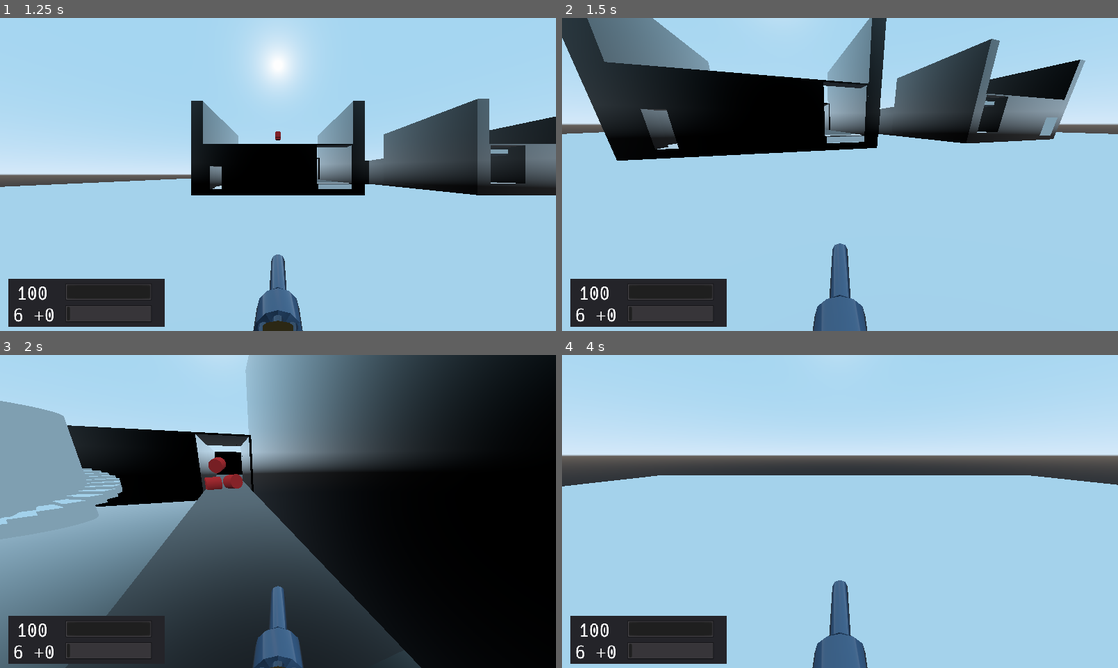
Above: before the commit, frames 1-4 (two rows, left to right).
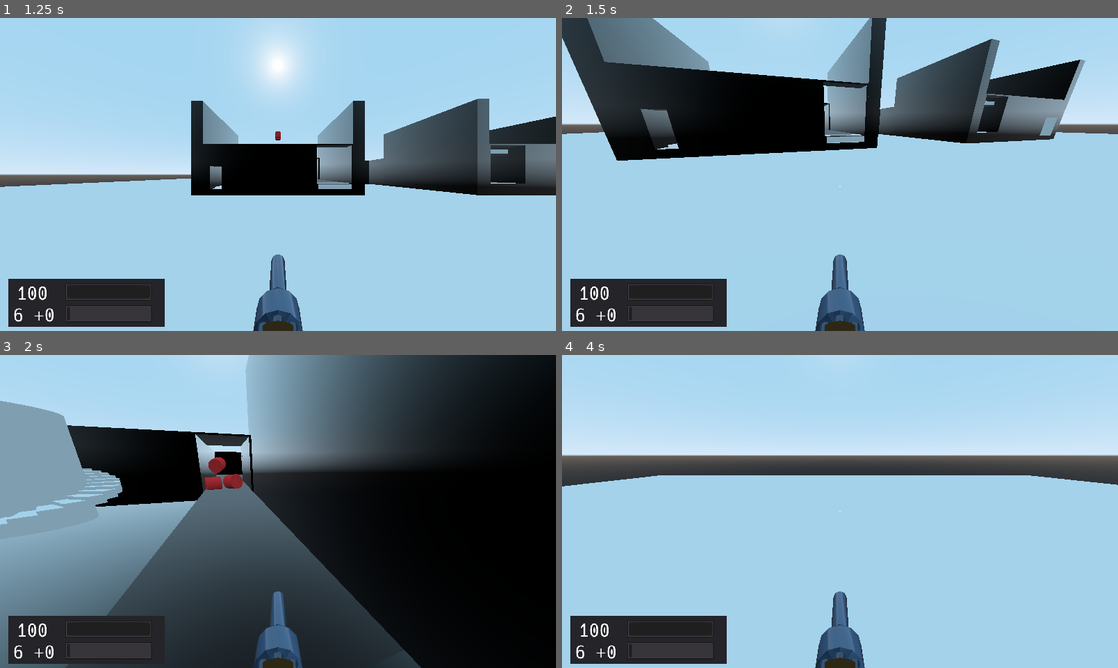
Above: after the commit, the same moments.

Repository: duckinator/keress
Game: Godot game, scene res://menus/MainMenu.tscn
The game is run twice, just before and just after one commit, with the same random seed, the same clock (stepped at 60 frames per second) and the same inputs.
Inputs (mouse positions are in pixels of both pictures, inside the frame that each line leads up to):
- Up to frame 1 (1.25 s): click "New Game" at 0.5 s
- Up to frame 2 (1.5 s): tap Enter (ui_accept) at 1.25 s; move the mouse to (867, 174) at 1.27 s; press the mouse at (867, 174) at 1.28 s; hold W (movement_forward) from 1.28 s (still down)
- Up to frame 3 (2 s): keep holding W (movement_forward); tap Space (movement_jump) at 1.52 s
- Up to frame 4 (4 s): keep holding W (movement_forward); move the mouse to (812, 511) at 2.02 s; release the mouse at (812, 511) at 2.03 s; click (812, 511) at 2.1 s; tap Space (movement_jump) at 2.27, 3.77 s; move the mouse to (851, 505) at 2.77 s; hold Right mouse button (action_secondary) 2.78-3.53 s; click (851, 505) at 3.05 s; move the mouse to (834, 517) at 3.52 s; tap Shift (movement_crouch) at 3.6 s; click (834, 517) at 3.8 s

Frame 1 is identical in both runs. In frame 2, 0.9% of the frame differs, in the area x 45-55%, y 53-100%; in frame 3, 0.5%; in frame 4, 0.9%, in the area x 45-55%, y 49-100%.

Commit message:
TONS of refactoring.

Diff:
--- a/src/Enemies.gd
+++ b/src/Enemies.gd
@@ -1,46 +1,7 @@
 extends Node
 
 func spawn(pos):
-	var map = get_tree().current_scene
+	Console.log("Enemies.spawn()")
 	var scene = load("res://enemies/enemy1/Enemy1.tscn").instance()
-	map.add_child(scene)
 	scene.translate(pos)
-	map.mobs.append(scene)
-	scene.navigation = map.get_node('Navigation')
-	scene.player = map.get_node('Player')
-	Noise.add_listener(scene, "heard_noise")
-
-func remove_adjacent(available, dimensions, pos):
-	var x_spacing = clamp(dimensions.x / 4, 1, 8)
-	var y_spacing = clamp(dimensions.y / 4, 1, 8)
-	for item in available:
-		if (abs(item.x - pos.x) < x_spacing) or (abs(item.y - pos.y) < x_spacing):
-			available.remove(available.find(item))
-
-func horde_coords(dimensions, horde_size):
-	var available = []
-	for x in range(0, int(dimensions.x)):
-		for z in range(0, int(dimensions.y)):
-			available.append(Vector2(x, z))
-
-	var coords = []
-	for _idx in range(0, horde_size):
-		if len(available) == 0:
-			break
-		var pos = available[rand_range(0, len(available))]
-		available.remove(available.find(pos))
-		remove_adjacent(available, dimensions, pos)
-		coords.append(pos)
-	return coords
-
-func spawn_horde(center, dimensions, horde_size=null):
-	if horde_size == null:
-		horde_size = 9
-
-	var coords = horde_coords(dimensions, horde_size)
-
-	for idx in range(0, len(coords)):
-		var pos2d = coords[idx]
-		var pos = Vector3(center.x + pos2d.x, center.y, center.z + pos2d.y)
-		Console.log("MOB AT: " + str(pos))
-		spawn(pos)
+	get_tree().current_scene.add_child(scene)
--- a/src/enemies/enemy1/Enemy1.gd
+++ b/src/enemies/enemy1/Enemy1.gd
@@ -11,13 +11,14 @@
 # How many times more damage is dealt the mob slams into a floor.
 const FALL_DAMAGE_MULTIPLIER = MAX_HEALTH / 100.0
 
-var health
-
-var navigation = null
-var player = null
+onready var health = MAX_HEALTH
 
 var state = IDLE
 var last_state = state
+
+var map
+var navigation
+var player
 
 onready var RAYCAST_NAMES = {
 	#???: "left",
@@ -40,14 +41,24 @@
 
 var last_target = null
 var target = null setget set_target, get_target
+
 func _ready():
-	self.health = MAX_HEALTH
+	Console.log("Enemy1._ready()")
 	self.mass = MASS
 	#self.mode = MODE_CHARACTER
 
+	map = get_tree().current_scene
+	navigation = map.get_node('Navigation')
+	player = map.get_node('Player')
+
 	set_contact_monitor(true)
 	set_max_contacts_reported(5)
-	connect("body_entered", self, "_process_body_entered")
+	var err = connect("body_entered", self, "_process_body_entered")
+	if err != OK:
+		Console.log(err)
+	Noise.add_listener(self, "heard_noise")
+
+	map.mobs.append(self)
 
 func get_last_velocity():
 	return linear_velocity
--- a/src/environment/door/Area.gd
+++ b/src/environment/door/Area.gd
@@ -1,8 +1,13 @@
 extends Area
 
 func _ready():
-	connect("body_entered", self, "_process_body_entered")
-	connect("body_exited", self, "_process_body_exited")
+	var err
+	err = connect("body_entered", self, "_process_body_entered")
+	if err != OK:
+		Console.log(err)
+	err = connect("body_exited", self, "_process_body_exited")
+	if err != OK:
+		Console.log(err)
 
 func _process_body_entered(body):
 	if body is KinematicBody:
--- a/src/environment/door/Area2_Through_Door.gd
+++ b/src/environment/door/Area2_Through_Door.gd
@@ -1,7 +1,9 @@
 extends Area
 
 func _ready():
-	connect("body_entered", self, "_process_body_entered")
+	var err = connect("body_entered", self, "_process_body_entered")
+	if err != OK:
+		Console.log(err)
 
 func _process_body_entered(body):
 	if body is KinematicBody:
--- a/src/items/revolver/Revolver.gd
+++ b/src/items/revolver/Revolver.gd
@@ -16,14 +16,8 @@
 const JOSTLE_PRIMARY = 0.25
 const JOSTLE_SECONDARY = 0
 
-# If the timeout and recoil duration mismatch, it makes the weapon feel
-# more "sloppy" -- the more quickly you fire it, the less accurate it gets.
-
 # The shortest duration possible between firing.
 const PRIMARY_TIMEOUT = 0.4
-# The time it takes to finish recoiling.
-# TODO: Make PRIMARY_RECOIL_DURATION actually used.
-#const PRIMARY_RECOIL_DURATION = 0.6
 
 const MAX_IN_WEAPON = 6
 const MAX_AMMO = MAX_IN_WEAPON
@@ -50,69 +44,6 @@
 	primary_timeout.stop()
 	primary_timeout = null
 
-func kick_rotate(amount):
-	rotate_x(deg2rad(amount))
-
-func kick_translate_y(amount):
-	translate(Vector3(0, amount, 0))
-
-func kick_translate_z(amount):
-	translate(Vector3(0, 0, amount))
-
-func kick_negative_by(vec):
-	kick_rotate(-vec.x)
-	kick_translate_y(-vec.y)
-	kick_translate_z(-vec.z)
-
-func kick_by(vec):
-	kick_rotate(vec.x)
-	kick_translate_y(vec.y)
-	kick_translate_z(vec.z)
-
-var kick_part_length = 0.15
-var kick_rot = 2.0
-var kick_trans_y = 0.2
-var kick_trans_z = 0.3
-
-onready var tween = $KickTween
-
-onready var reset_vec = self.translation
-onready var reset_rot = self.rotation
-var start_vec = Vector3(0, 0, 0)
-var end_vec = Vector3(kick_rot, kick_trans_y, kick_trans_z)
-
-func _disconnect_tween_signals():
-	if tween.is_connected("tween_completed", self, "gun_kick_undo"):
-		tween.disconnect("tween_completed", self, "gun_kick_undo")
-
-	if tween.is_connected("tween_completed", self, "reset_position"):
-		tween.disconnect("tween_completed", self, "reset_position")
-
-func reset_position(object, key):
-	_disconnect_tween_signals()
-	translation = reset_vec
-	rotation = reset_rot
-
-func gun_kick_undo(object, key):
-	tween.reset_all()
-	_disconnect_tween_signals()
-	tween.connect("tween_completed", self, "reset_position")
-	tween.interpolate_method(self, "kick_negative_by", start_vec, end_vec, kick_part_length, Tween.TRANS_LINEAR, Tween.EASE_IN)
-	tween.start()
-
-func gun_kick():
-	tween.reset_all()
-
-	_disconnect_tween_signals()
-
-	tween.connect("tween_completed", self, "gun_kick_undo")
-	tween.interpolate_method(self, "kick_by", start_vec, end_vec, kick_part_length, Tween.TRANS_LINEAR, Tween.EASE_IN)
-	tween.start()
-
-func cylinder_revolve():
-	# Fuck everything, I'm just leaving this as a TODO.
-	pass
-
 func primary():
 	if primary_timeout != null:
 		return
@@ -131,21 +62,6 @@
 				if impulse_y < -2:
 					impulse.y = -impulse.y
 				collider.apply_impulse(Vector3(0, 3, 0), impulse)
-	gun_kick()
-	cylinder_revolve()
 
 func secondary():
 	Console.log("TODO: Pistol secondary")
-
-func reload():
-	# No need to reload these.
-	pass
-
-func needs_reload():
-	return false
-
-func _needs_ammo():
-	return ammo < MAX_AMMO
-
-func needs_attention():
-	return needs_reload() or _needs_ammo()
--- a/src/levels/Level_001.gd
+++ b/src/levels/Level_001.gd
@@ -20,7 +20,7 @@
 	var trans = door.translation
 	Noise.emit(trans, "door/close", "10")
 
-func through_door(door):
+func through_door(_door):
 	pass
 
 func mob_died(mob):
--- a/src/menus/ActionMapper.gd
+++ b/src/menus/ActionMapper.gd
@@ -10,7 +10,7 @@
 func _ready():
 	pass # Replace with function body.
 
-func _process(delta):
+func _process(_delta):
 	if action == "" or action == null:
 		return
 
--- a/src/overlays/Debug_Display.gd
+++ b/src/overlays/Debug_Display.gd
@@ -17,7 +17,6 @@
 	var level = "(None)"
 	var position = "(None)"
 
-	var scene = get_tree().current_scene
 	if Game.playing:
 		var pos = Game.get_player().translation.round()
 		level = str(Game.get_current_level())
--- a/src/systems/Noise.gd
+++ b/src/systems/Noise.gd
@@ -1,16 +1,18 @@
 extends Node
 
-signal event
+signal noise
 
 func _ready():
 	pass
 
 func add_listener(node, function):
-	connect("noise", node, function)
+	var err = connect("noise", node, function)
+	if err != OK:
+		Console.log(err)
 
 func emit(trans, sound, loudness):
 	emit_signal("noise", trans, sound, loudness)
 	Console.log('noise: trans=' + str(trans) + ', sound=' + str(sound) + ', loudness=' + str(loudness))
 
-func _process(delta):
+func _process(_delta):
 	pass
